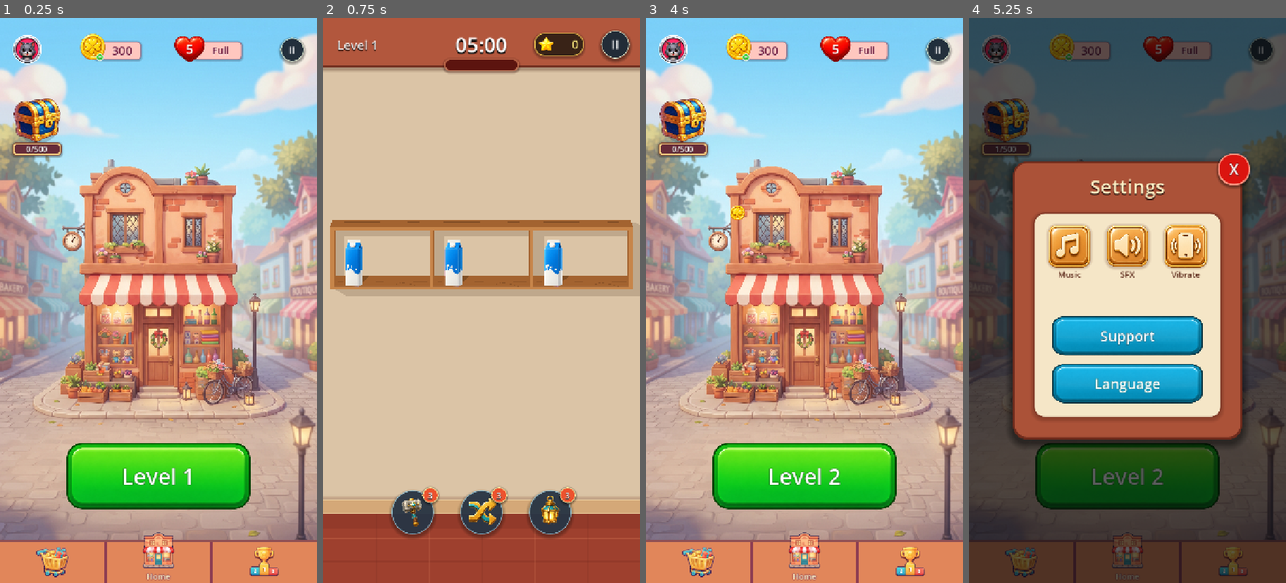
Above: before the commit, frames 1-4 (left to right).
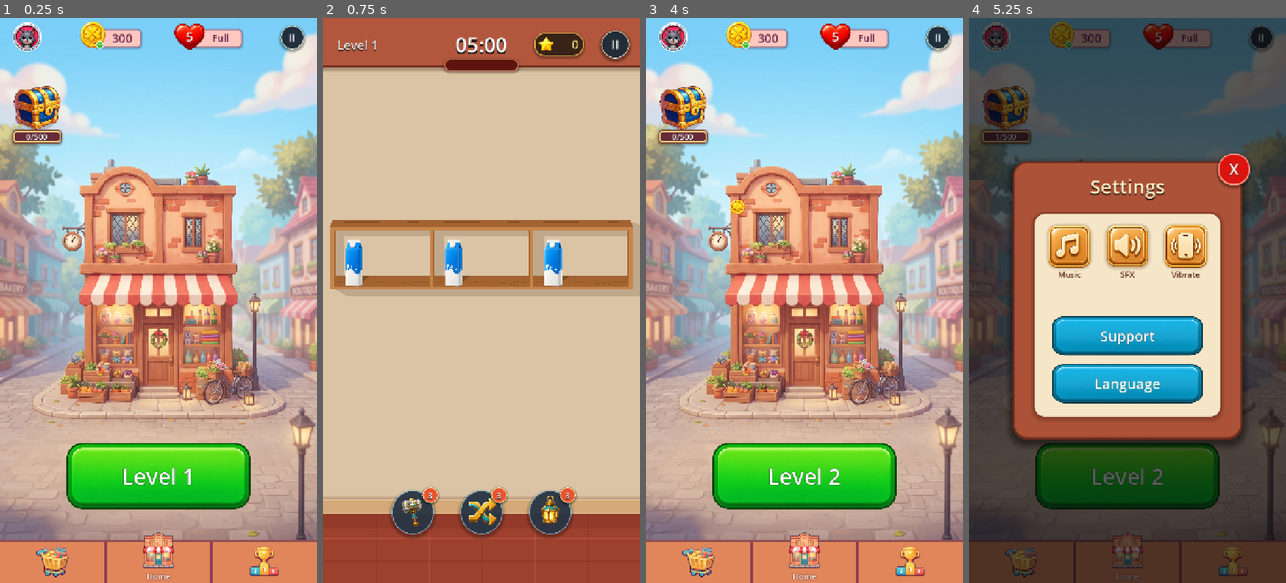
Above: after the commit, the same moments.

Repository: vladeque/sorting-puzzle
Game: Godot game, scene res://scenes/main_menu.tscn
Same seed, same stepped clock (60 frames per second), same inputs: the game is played once before the commit and once after it.
Inputs:
- Up to frame 1 (0.25 s): no input
- Up to frame 2 (0.75 s): click "Level 1" at 0.5 s
- Up to frame 3 (4 s): click "II" at 1.25 s; click "Continue" at 2 s; click "3" at 2.75 s; click "Next" at 3.5 s
- Up to frame 4 (5.25 s): click "II" at 4.25 s; click "Level 2" at 5 s

The runs differ from the first frame. In frame 1, 5.0% of the frame differs, in the area x 3-97%, y 0-25%; in frame 2, nothing differs; in frame 3, 5.1%, in the area x 3-97%, y 0-36%; in frame 4, 4.2%.

Commit message:
Align main menu status bar to safe area

Diff:
--- a/scenes/main_menu.tscn
+++ b/scenes/main_menu.tscn
@@ -35,9 +35,9 @@
 anchors_preset = 10
 anchor_right = 1.0
 offset_left = 24.0
-offset_top = 28.0
+offset_top = 0.0
 offset_right = -24.0
-offset_bottom = 114.0
+offset_bottom = 86.0
 grow_horizontal = 2
 
 [node name="MainMenuTopStatus" parent="TopStatusBar" unique_id=683042393 instance=ExtResource("4_top_status")]
@@ -47,9 +47,9 @@
 unique_name_in_owner = true
 layout_mode = 1
 offset_left = 11.0
-offset_top = 176.0
+offset_top = 148.0
 offset_right = 127.0
-offset_bottom = 312.0
+offset_bottom = 284.0
 
 [node name="BottomBar" type="MarginContainer" parent="." unique_id=1938053235]
 unique_name_in_owner = true
--- a/scripts/production_main_menu.gd
+++ b/scripts/production_main_menu.gd
@@ -10,7 +10,6 @@
 const SHOP_SCENE := "res://scenes/ui/shop_screen.tscn"
 const LEADERBOARD_SCENE := "res://scenes/ui/leaderboard_screen.tscn"
 const TOP_BAR_HEIGHT := 86.0
-const TOP_MARGIN := 28.0
 const TOP_SIDE_MARGIN := 24.0
 const PROFILE_WIDGET_WIDTH := 76.0
 const REWARD_CHEST_SIZE := Vector2(116.0, 136.0)
@@ -125,9 +124,9 @@
 	_top_status_bar.anchor_right = 1.0
 	_top_status_bar.anchor_bottom = 0.0
 	_top_status_bar.offset_left = safe_margins.x + TOP_SIDE_MARGIN
-	_top_status_bar.offset_top = safe_margins.y + TOP_MARGIN
+	_top_status_bar.offset_top = safe_margins.y
 	_top_status_bar.offset_right = -(safe_margins.z + TOP_SIDE_MARGIN)
-	_top_status_bar.offset_bottom = safe_margins.y + TOP_MARGIN + TOP_BAR_HEIGHT
+	_top_status_bar.offset_bottom = safe_margins.y + TOP_BAR_HEIGHT
 
 
 func _layout_reward_chest(safe_margins: Vector4) -> void:
@@ -136,7 +135,7 @@
 
 	var centered_left := safe_margins.x + TOP_SIDE_MARGIN + ((PROFILE_WIDGET_WIDTH - REWARD_CHEST_SIZE.x) * 0.5)
 	var left := maxf(centered_left, safe_margins.x + 26.0)
-	var top := safe_margins.y + TOP_MARGIN + PROFILE_WIDGET_WIDTH + REWARD_CHEST_TOP_GAP
+	var top := safe_margins.y + PROFILE_WIDGET_WIDTH + REWARD_CHEST_TOP_GAP
 	_reward_chest.anchor_left = 0.0
 	_reward_chest.anchor_top = 0.0
 	_reward_chest.anchor_right = 0.0
Not shown, changed: docs/SCENES.md
Not shown, changed: docs/SCRIPTS.md
